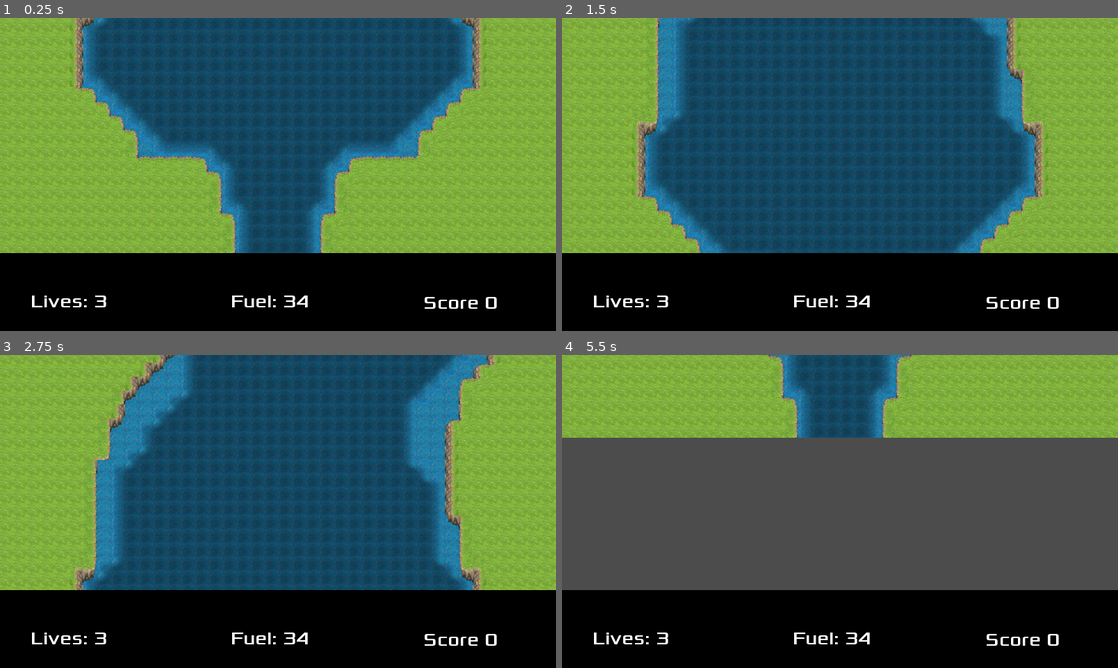
Above: before the commit, frames 1-4 (two rows, left to right).
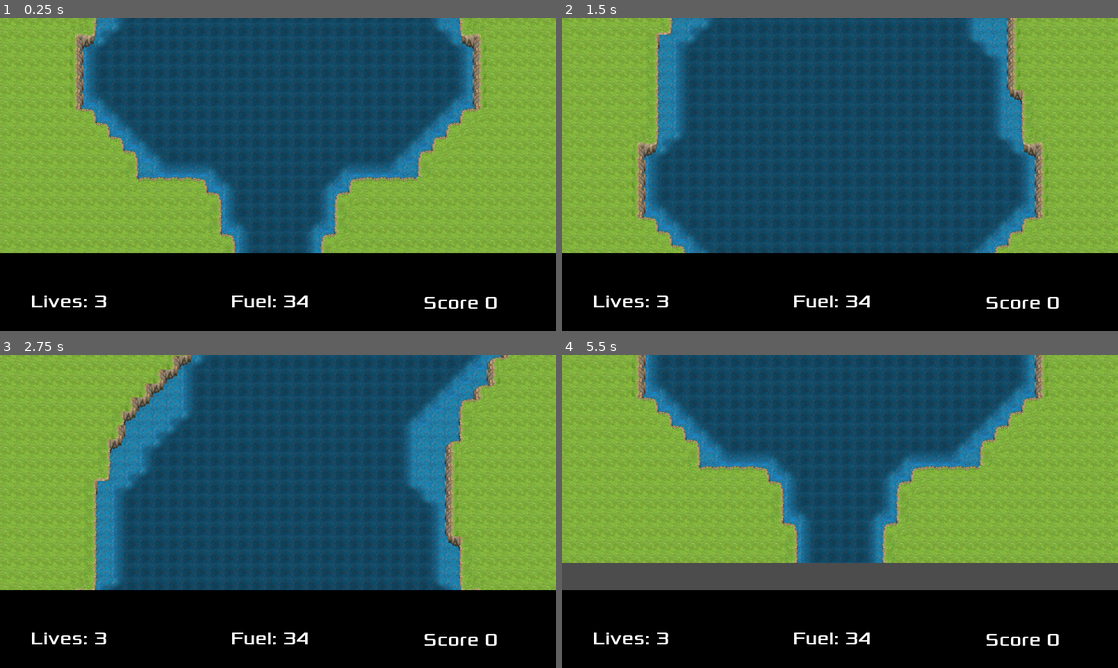
Above: after the commit, the same moments.

Repository: PawelKrywulko/TGW_G-8_Z1
Game: Godot game, scene res://scenes/GameManager.tscn
Same seed, same stepped clock (60 frames per second), same inputs: the game is played once before the commit and once after it.
Inputs:
- Up to frame 1 (0.25 s): no input
- Up to frame 2 (1.5 s): tap Enter at 0.5 s; hold Right (ui_right) 0.53-1.28 s; hold Space (interact) 0.53-1.28 s; hold Down (ui_down) from 1.28 s (still down); tap Space (interact) at 1.35 s
- Up to frame 3 (2.75 s): release Down (ui_down) at 2.03 s; hold Right (ui_right) from 2.03 s (still down); hold Space (interact) from 2.03 s (still down)
- Up to frame 4 (5.5 s): release Right (ui_right) at 2.78 s; release Space (interact) at 2.78 s; hold Up (ui_up) 2.78-3.53 s; tap Space (interact) at 2.85, 4.35 s; hold Space (interact) 3.53-4.28 s; hold Left (ui_left) 3.53-5.03 s; hold Down (ui_down) from 5.03 s (still down); hold Space (interact) from 5.03 s (still down)

The runs differ from the first frame. In frame 1, 11% of the frame differs, in the area x 0-100%, y 0-76%; in frame 2, 7.9%; in frame 3, 8.7%; in frame 4, 55%, in the area x 0-100%, y 0-67%.

Commit message:
Fix player camera on reset

Diff:
--- a/River Raid/scenes/GameManager.tscn
+++ b/River Raid/scenes/GameManager.tscn
@@ -78,13 +78,28 @@
 script = ExtResource( 1 )
 prestart_speed = 300.0
 max_prestart_position_y = -500
-min_reset_position_y = 1600
+min_reset_position_y = 500
 fade_anim_offset = 400
 
 [node name="Checkpoints" type="Node" parent="."]
+editor/display_folded = true
+
+[node name="Checkpoint0" type="Position2D" parent="Checkpoints"]
+position = Vector2( 960, 738 )
+
+[node name="Checkpoint1" type="Position2D" parent="Checkpoints"]
+position = Vector2( 960, -5022 )
+
+[node name="Checkpoint2" type="Position2D" parent="Checkpoints"]
+position = Vector2( 960, -10782 )
+
+[node name="Checkpoint3" type="Position2D" parent="Checkpoints"]
+position = Vector2( 960, -16542 )
+
+[node name="Checkpoint4" type="Position2D" parent="Checkpoints"]
+position = Vector2( 960, -22302 )
 
 [node name="Levels" type="Node" parent="."]
-editor/display_folded = true
 
 [node name="Level1" parent="Levels" instance=ExtResource( 2 )]
 position = Vector2( -1, -4949 )
@@ -102,7 +117,7 @@
 position = Vector2( 0, -27989 )
 
 [node name="StartingPoint" type="Position2D" parent="."]
-position = Vector2( 960, 920.541 )
+position = Vector2( 960, 738 )
 
 [node name="HUD" type="CanvasLayer" parent="."]
 editor/display_folded = true
@@ -156,13 +171,9 @@
 anims/Idle = SubResource( 5 )
 
 [node name="Player" parent="." instance=ExtResource( 10 )]
-editor/display_folded = true
-position = Vector2( 960, 745 )
 scale = Vector2( 0.75, 0.75 )
+z_index = 2
 base_speed = 250.0
-
-[node name="Camera2D" parent="Player" index="2"]
-offset = Vector2( 0, -270 )
 
 [node name="FuelTimer" parent="Player" index="3"]
 autostart = false
--- a/River Raid/scenes/Player.tscn
+++ b/River Raid/scenes/Player.tscn
@@ -8,7 +8,7 @@
 extents = Vector2( 55.6555, 45.6323 )
 
 [node name="Player" type="Area2D"]
-position = Vector2( 960, 960 )
+position = Vector2( 960, 738 )
 script = ExtResource( 1 )
 __meta__ = {
 "_edit_group_": true
@@ -24,7 +24,7 @@
 
 [node name="Camera2D" type="Camera2D" parent="."]
 position = Vector2( 6.47546, -534.399 )
-offset = Vector2( 0, -500 )
+offset = Vector2( 0, -335 )
 anchor_mode = 0
 current = true
 limit_left = 0
--- a/River Raid/scripts/GameManager.gd
+++ b/River Raid/scripts/GameManager.gd
@@ -9,11 +9,10 @@
 export var min_reset_position_y: int
 export var fade_anim_offset : int
 var fade_anim_played : bool = false
-var player: Node2D
+onready var player := $Player
 var starting_point : Vector2
 
 func _ready() -> void:
-	player = $Player
 	starting_point = $StartingPoint.position
 	gameloop()
 
@@ -40,11 +39,12 @@
 
 	emit_signal("reset")
 	player.position.x = starting_point.x
-	player.position.y = min_reset_position_y
+	player.position.y = starting_point.y + min_reset_position_y
 
 	while true:
 		auto_move()
 		yield(get_tree(),"idle_frame")
+		print(player.position.y)
 		if player.position.y <= starting_point.y:
 			player.show()
 			emit_signal("ready_to_go")
